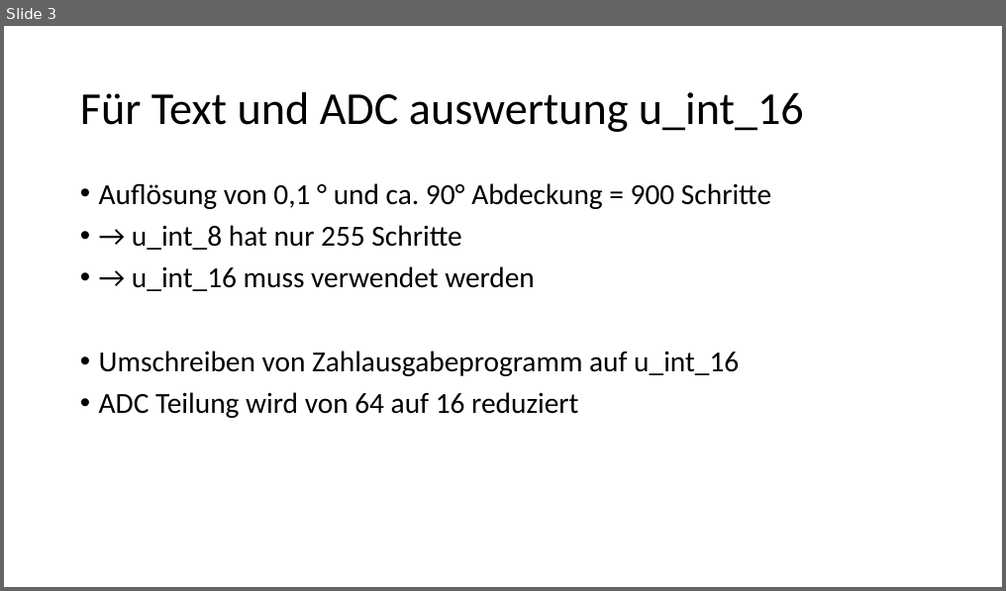
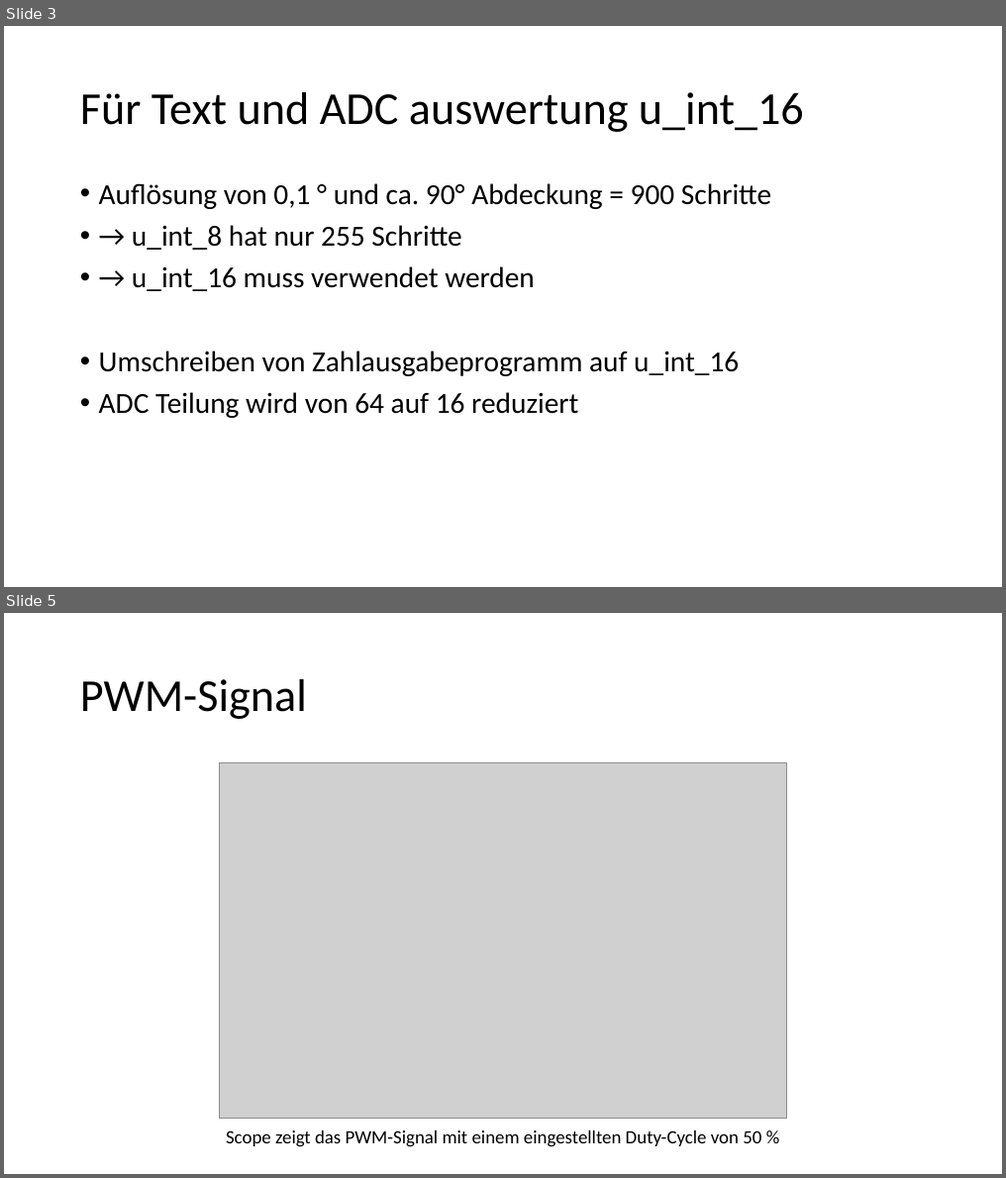
Before and after one commit to Fiernen/DrosselklappenRegelung, a slide deck: PowerPoint Doku.pptx. Shown one above the other, each under a label of ours: slide 3 before the commit, slides 3 and 5 after it; the slides between them are not shown. The pictures are 1006x591 and 1006x1178 pixels, drawn with LibreOffice and Linux fonts; fonts in the diff are those of the drawing; grey boxes stand for pictures. Boxes give left, top, right and bottom in pixels: in the first picture for what was removed or moved away, otherwise in the second. Text is boxed around its words. In the diff, an @@ line names an element or a change of style, - is before the commit and + after.

```diff
--- a/PowerPoint Doku.pptx
+++ b/PowerPoint Doku.pptx
@@ slide 5 added at box(4, 613, 1002, 1174), background #FFFFFF @@
@@ title added at box(80, 679, 307, 719), 44 pt, text #000000 @@
+PWM-Signal
@@ picture added at box(220, 762, 786, 1119) @@
@@ text added at box(226, 1131, 761, 1148), 18 pt, text #000000 @@
+Scope zeigt das PWM-Signal mit einem eingestellten Duty-Cycle von 50 %
```
Also in this commit, not shown: 1 other slide added, 1 other file.
